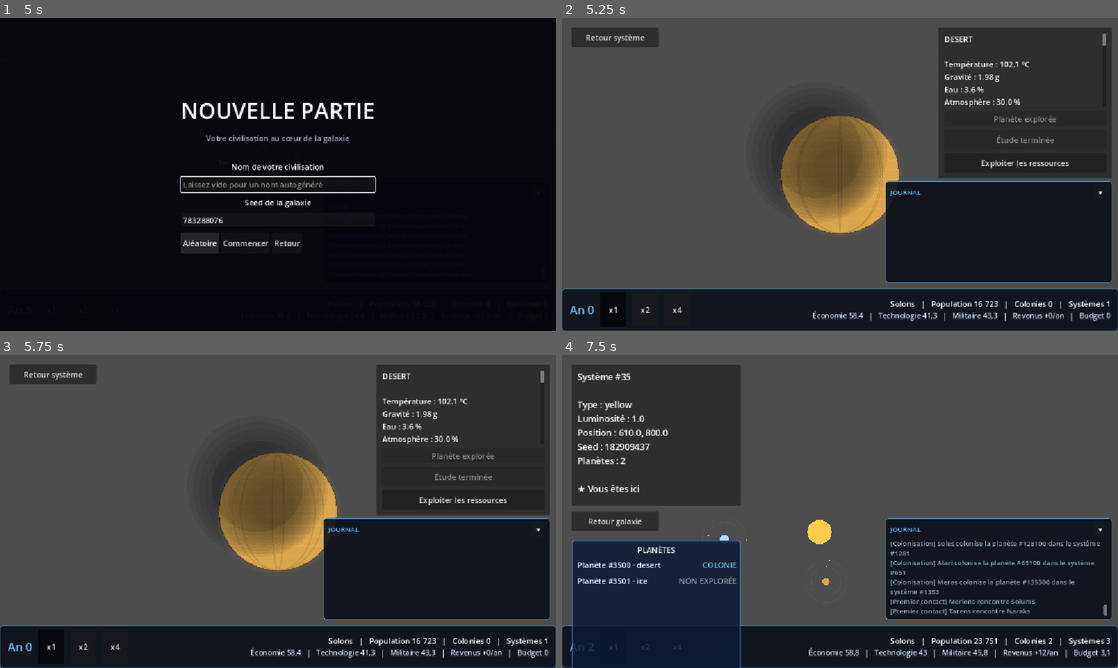
Above: before the commit, frames 1-4 (two rows, left to right).
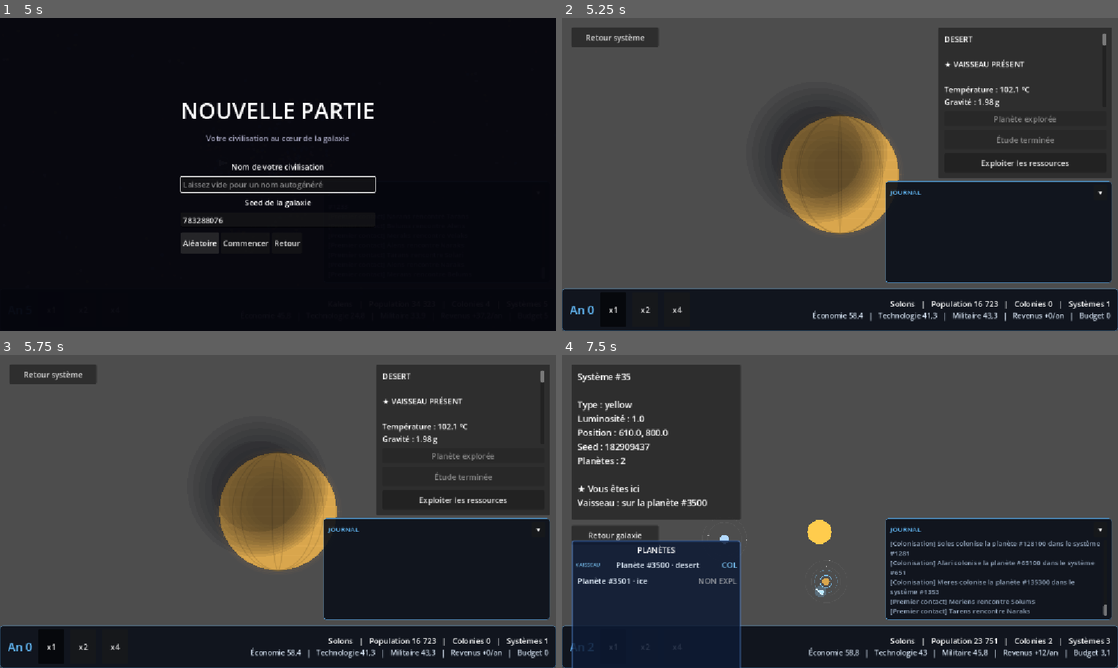
Above: after the commit, the same moments.

Repository: koromerzhin/astralis
Game: Godot game, scene res://scenes/main/Main.tscn
The game is run twice, just before and just after one commit, with the same random seed, the same clock (stepped at 60 frames per second) and the same inputs.
Inputs (mouse positions are in pixels of both pictures, inside the frame that each line leads up to):
- Up to frame 1 (5 s): click "Nouvelle partie" at 0.5 s; click "x1" at 1.25 s; click "x2" at 2 s; click "x4" at 2.75 s; click "▾" at 3.5 s; click "Aléatoire" at 4.25 s
- Up to frame 2 (5.25 s): click "Commencer" at 5 s
- Up to frame 3 (5.75 s): no input
- Up to frame 4 (7.5 s): click "Exploiter les ressources" at 5.75 s; click "Retour système" at 6.5 s; tap Enter at 7.25 s; move the mouse to (962, 495) at 7.27 s; hold D from 7.28 s (still down); hold Z from 7.28 s (still down); click (962, 495) at 7.42 s

Frame 1 is identical in both runs. In frame 2, 0.6% of the frame differs, in the area x 68-98%, y 8-29%; in frame 3, 0.6%; in frame 4, 2.2%, in the area x 1-50%, y 45-78%.

Commit message:
feat: Implement orbit functionality for planets and update UI elements accordingly

Diff:
--- a/scripts/core/main.gd
+++ b/scripts/core/main.gd
@@ -40,6 +40,7 @@
 var study_planet_button: Button
 var exploit_planet_button: Button
 var colonize_planet_button: Button
+var orbit_planet_button: Button
 var encountered_civilization: CivilizationData
 
 @onready var simulation_manager: SimulationManager = $SimulationManager
@@ -205,7 +206,7 @@
 	)
 
 	view_planet_button = Button.new()
-	view_planet_button.text = "Explorer cette planète"
+	view_planet_button.text = "Voir la planète"
 	view_planet_button.visible = false
 	view_planet_button.custom_minimum_size = Vector2(
 		0.0,
@@ -235,6 +236,22 @@
 	var planet_view_info_container: VBoxContainer = (
 		$UI/PlanetViewInfo/MarginContainer/VBoxContainer/ButtonArea
 	)
+
+	# Bouton de mise en orbite : obligatoire avant l'exploration.
+	orbit_planet_button = Button.new()
+	orbit_planet_button.text = "Aller en orbite de la planète"
+	orbit_planet_button.visible = false
+	orbit_planet_button.custom_minimum_size = Vector2(
+		0.0,
+		40.0
+	)
+
+	orbit_planet_button.pressed.connect(
+		_on_orbit_planet_button_pressed
+	)
+
+	planet_view_info_container.add_child(orbit_planet_button)
+	planet_view_info_container.move_child(orbit_planet_button, 0)
 
 	# Bouton d'étude.
 	study_planet_button = Button.new()
@@ -321,6 +338,7 @@
 		diplomacy_war_button,
 		view_planet_button,
 		explore_planet_button,
+		orbit_planet_button,
 		study_planet_button,
 		exploit_planet_button,
 		colonize_planet_button,
@@ -442,6 +460,7 @@
 
 	if star_id == player.current_system_id:
 		info += "\n\n★ Vous êtes ici"
+		info += "\n" + _ship_location_text(current_system)
 
 	elif player.traveling and star_id == player.target_system_id:
 		info += "\n\nDestination en cours..."
@@ -494,6 +513,9 @@
 	planet: PlanetData
 ) -> String:
 	var info := "PLANÈTE #" + str(planet.id) + "\n\n"
+
+	if player.current_planet_id == planet.global_id:
+		info += "★ VAISSEAU PRÉSENT\n\n"
 
 	info += "Type : "
 	info += planet.type
@@ -639,6 +661,7 @@
 	current_planet = null
 
 	$System.set_system(current_system)
+	_sync_ship_planet()
 
 	if planet_list != null:
 		planet_list.visible = true
@@ -853,6 +876,7 @@
 
 	if home_planet != null:
 		current_planet = home_planet
+		player.current_planet_id = home_planet.global_id
 		home_planet.is_explored = true
 		home_planet.is_studied = true
 
@@ -919,6 +943,35 @@
 	elif $System.visible:
 		_show_galaxy()
 		_restore_star_info(current_star_id)
+
+
+func _sync_ship_planet() -> void:
+	if $System.has_method("set_ship_planet_id"):
+		$System.call("set_ship_planet_id", player.current_planet_id)
+
+	if planet_list != null and planet_list.has_method("set_ship_planet_id"):
+		planet_list.call("set_ship_planet_id", player.current_planet_id)
+
+
+func _ship_location_text(system: Dictionary) -> String:
+	if player.current_planet_id < 0:
+		return "Vaisseau : en orbite de l'étoile"
+
+	var planets: Array = system.get("planets", [])
+
+	for planet_value in planets:
+		if planet_value == null:
+			continue
+
+		var planet: PlanetData = planet_value
+
+		if planet.global_id == player.current_planet_id:
+			return (
+				"Vaisseau : sur la planète #"
+				+ str(planet.global_id)
+			)
+
+	return "Vaisseau : en orbite de l'étoile"
 
 
 func _find_star_by_id(star_id: int) -> Dictionary:
@@ -1032,6 +1085,9 @@
 	)
 
 	selected_star = {}
+
+	# Le vaisseau arrive en orbite de l'étoile, sur aucune planète.
+	player.current_planet_id = -1
 
 	travel_button.visible = false
 
@@ -1066,6 +1122,8 @@
 				[]
 			).size()
 		)
+		+ "\n"
+		+ _ship_location_text(current_system)
 	)
 
 	if encountered_civilization != null:
@@ -1386,6 +1444,16 @@
 
 	$Planet.set_planet(planet)
 
+	_refresh_planet_view_text()
+	_refresh_planet_action_buttons()
+
+
+func _refresh_planet_view_text() -> void:
+	if current_planet == null:
+		return
+
+	var planet: PlanetData = current_planet
+
 	# Une planète colonisée est connue : exploration et étude effectuées,
 	# même si les drapeaux manquent (sauvegardes anciennes).
 	var known: bool = (
@@ -1410,12 +1478,44 @@
 		info
 	)
 
+
+func _refresh_planet_action_buttons() -> void:
+	if current_planet == null:
+		return
+
+	var planet: PlanetData = current_planet
+
+	var known: bool = (
+		planet.is_explored
+		or planet.colony != null
+	)
+	var studied: bool = (
+		planet.is_studied
+		or planet.colony != null
+	)
+	var in_orbit: bool = (
+		player.current_planet_id == planet.global_id
+	)
+
+	# Il faut d'abord se mettre en orbite autour de la planète.
+	orbit_planet_button.visible = not in_orbit
+	orbit_planet_button.disabled = false
+	orbit_planet_button.text = (
+		"Aller en orbite de la planète"
+	)
+
 	explore_planet_button.visible = true
-	explore_planet_button.disabled = known
+	explore_planet_button.disabled = known or not in_orbit
 	explore_planet_button.text = (
 		"Planète explorée"
 		if known
 		else "Explorer la planète"
+	)
+	explore_planet_button.tooltip_text = (
+		""
+		if known or in_orbit
+		else "Le vaisseau doit être en orbite "
+		+ "autour de la planète"
 	)
 
 	study_planet_button.visible = known
@@ -1445,6 +1545,21 @@
 	)
 
 
+func _on_orbit_planet_button_pressed() -> void:
+	if current_planet == null:
+		return
+
+	# Le vaisseau se place en orbite autour de la planète.
+	player.current_planet_id = current_planet.global_id
+	_sync_ship_planet()
+
+	if planet_list != null:
+		planet_list.refresh_statuses()
+
+	_refresh_planet_view_text()
+	_refresh_planet_action_buttons()
+
+
 func _build_planet_view_text(
 	planet: PlanetData
 ) -> String:
@@ -1453,6 +1568,14 @@
 		+ "\n\n"
 	)
 
+	if player.current_planet_id == planet.global_id:
+		info += "★ VAISSEAU PRÉSENT\n\n"
+	else:
+		info += (
+			"Vaisseau : hors orbite\n"
+			+ "(aller en orbite pour explorer)\n\n"
+		)
+
 	info += "Température : "
 	info += str(
 		snapped(
@@ -1636,23 +1759,8 @@
 		_build_exploration_text(planet)
 	)
 
-	explore_planet_button.text = "Planète explorée"
-	explore_planet_button.disabled = true
-
 	# Les actions deviennent disponibles.
-	study_planet_button.visible = true
-
-	exploit_planet_button.visible = (
-		planet.minerals > 0.0
-		or planet.energy > 0.0
-		or planet.biological_resources > 0.0
-	)
-
-	colonize_planet_button.visible = (
-		planet.type != "gas_giant"
-		and planet.civilization == null
-		and planet.colony_owner_id == -1
-	)
+	_refresh_planet_action_buttons()
 
 	if $System.visible and planet_list != null:
 		planet_list.refresh_statuses()
@@ -2385,3 +2493,4 @@
 	$Galaxy.queue_redraw()
 
 	_show_galaxy()
+	_sync_ship_planet()
--- a/scripts/core/player_data.gd
+++ b/scripts/core/player_data.gd
@@ -4,6 +4,10 @@
 var civilization_id: int = -1
 var current_system_id: int = -1
 var target_system_id: int = -1
+
+# global_id de la planète où se trouve le vaisseau,
+# -1 si le vaisseau est en orbite autour de l'étoile.
+var current_planet_id: int = -1
 
 var position: Vector2 = Vector2.ZERO
 var current_system_position: Vector2 = Vector2.ZERO
@@ -59,6 +63,7 @@
 		"civilization_id": civilization_id,
 		"current_system_id": current_system_id,
 		"target_system_id": target_system_id,
+		"current_planet_id": current_planet_id,
 		"position": {"x": position.x, "y": position.y},
 		"current_system_position": {"x": current_system_position.x, "y": current_system_position.y},
 		"travel_start_position": {"x": travel_start_position.x, "y": travel_start_position.y},
@@ -73,6 +78,7 @@
 	civilization_id = data["civilization_id"]
 	current_system_id = data["current_system_id"]
 	target_system_id = data["target_system_id"]
+	current_planet_id = int(data.get("current_planet_id", -1))
 	position = _vec(data, "position")
 	current_system_position = _vec(data, "current_system_position")
 	travel_start_position = _vec(data, "travel_start_position")
--- a/scripts/systems/system_view.gd
+++ b/scripts/systems/system_view.gd
@@ -12,6 +12,22 @@
 
 @onready var camera: Camera2D = $Camera2D
 var focused_planet: PlanetData = null
+
+# global_id de la planète où se trouve le vaisseau joueur, -1 = en orbite.
+var ship_planet_id: int = -1
+
+# Angle courant de l'orbite du vaisseau (planète ou étoile).
+var ship_orbit_angle: float = 0.0
+@export var ship_orbit_speed := 2.2
+
+
+func set_ship_planet_id(planet_id: int) -> void:
+	if ship_planet_id == planet_id:
+		return
+
+	ship_planet_id = planet_id
+	ship_orbit_angle = 0.0
+	queue_redraw()
 
 
 func set_system(new_system: Dictionary) -> void:
@@ -162,7 +178,15 @@
 
 				moon["angle"] = moon_angle
 
+	# L'orbite du vaisseau tourne en permanence, même si la
+	# simulation est en pause : le vaisseau bouge dès qu'il est en orbite.
+	ship_orbit_angle = fmod(
+		ship_orbit_angle + ship_orbit_speed * delta,
+		TAU
+	)
+
 	queue_redraw()
+
 
 func _draw() -> void:
 	# Étoile centrale
@@ -205,6 +229,123 @@
 			moons
 		)
 
+	_draw_player_ship()
+
+
+func _draw_player_ship() -> void:
+	var ship_position := Vector2(40.0, -30.0)
+	var direction := Vector2(1.0, -0.4).normalized()
+	var highlight: PlanetData = null
+
+	if ship_planet_id >= 0:
+		for planet in planets:
+			if planet.global_id == ship_planet_id:
+				highlight = planet
+				break
+
+	if highlight != null:
+		var planet_position: Vector2 = get_planet_position(highlight)
+		var radius: float = max(
+			highlight.size * 5.0 + 16.0,
+			22.0
+		)
+
+		# Position du vaisseau sur son orbite autour de la planète.
+		var radial := Vector2(
+			cos(ship_orbit_angle),
+			sin(ship_orbit_angle)
+		)
+
+		ship_position = planet_position + radial * radius
+
+		# Direction tangente à l'orbite.
+		direction = Vector2(-radial.y, radial.x)
+
+		# Trajectoire de l'orbite du vaisseau.
+		draw_arc(
+			planet_position,
+			radius,
+			0.0,
+			TAU,
+			48,
+			Color(0.5, 0.8, 1.0, 0.35),
+			1.0
+		)
+
+		# Halo autour de la planète abritant le vaisseau.
+		draw_arc(
+			planet_position,
+			highlight.size * 5.0 + 5.0,
+			0.0,
+			TAU,
+			32,
+			Color(0.5, 0.8, 1.0, 0.9),
+			1.5
+		)
+
+	else:
+		# En orbite de l'étoile : le vaisseau tourne autour de celle-ci.
+		var radius := 48.0
+		var radial := Vector2(
+			cos(ship_orbit_angle),
+			sin(ship_orbit_angle)
+		)
+
+		ship_position = radial * radius
+		direction = Vector2(-radial.y, radial.x)
+
+		draw_arc(
+			Vector2.ZERO,
+			radius,
+			0.0,
+			TAU,
+			48,
+			Color(1.0, 0.8, 0.3, 0.3),
+			1.0
+		)
+
+	var perpendicular := Vector2(-direction.y, direction.x)
+
+	var nose := ship_position + direction * 9.0
+	var rear_left := (
+		ship_position
+		- direction * 6.0
+		+ perpendicular * 4.5
+	)
+	var rear_right := (
+		ship_position
+		- direction * 6.0
+		- perpendicular * 4.5
+	)
+
+	var ship_points := PackedVector2Array([
+		nose,
+		rear_left,
+		rear_right
+	])
+
+	draw_colored_polygon(
+		ship_points,
+		Color(0.8, 0.95, 1.0)
+	)
+
+	draw_polyline(
+		PackedVector2Array([
+			nose,
+			rear_left,
+			rear_right,
+			nose
+		]),
+		Color.WHITE,
+		1.5
+	)
+
+	draw_circle(
+		ship_position,
+		12.0,
+		Color(0.5, 0.8, 1.0, 0.25)
+	)
+
 
 func _draw_moons(
 	planet_position: Vector2,
--- a/scripts/ui/system_planet_list.gd
+++ b/scripts/ui/system_planet_list.gd
@@ -10,6 +10,7 @@
 
 var system_view: Node2D
 var items: Array = []
+var ship_planet_id: int = -1
 
 func _init() -> void:
 	name = "SystemPlanetList"
@@ -76,6 +77,14 @@
 		system_view.planet_selected.connect(highlight)
 
 
+func set_ship_planet_id(planet_id: int) -> void:
+	if ship_planet_id == planet_id:
+		return
+
+	ship_planet_id = planet_id
+	refresh_statuses()
+
+
 func highlight(planet: PlanetData) -> void:
 	for item in items:
 		var btn: Button = item.get("button")
@@ -103,6 +112,15 @@
 		hbox.add_theme_constant_override("separation", 4)
 		item_container.add_child(hbox)
 
+		var ship_tag := Label.new()
+		ship_tag.mouse_filter = Control.MOUSE_FILTER_IGNORE
+		ship_tag.text = "VAISSEAU"
+		ship_tag.custom_minimum_size = Vector2(76, 0)
+		ship_tag.visible = false
+		ship_tag.add_theme_color_override("font_color", ACCENT_COLOR)
+		ship_tag.add_theme_font_size_override("font_size", 11)
+		hbox.add_child(ship_tag)
+
 		var btn := Button.new()
 		btn.mouse_filter = Control.MOUSE_FILTER_PASS
 		btn.focus_mode = FOCUS_NONE
@@ -128,6 +146,7 @@
 			"planet": planet,
 			"button": btn,
 			"status": status,
+			"ship_tag": ship_tag,
 			"hbox": hbox
 		})
 
@@ -138,8 +157,15 @@
 	for item in items:
 		var planet: PlanetData = item.get("planet")
 		var status: Label = item.get("status")
+		var ship_tag: Label = item.get("ship_tag")
 		if planet == null or status == null:
 			continue
+
+		if ship_tag != null:
+			ship_tag.visible = (
+				ship_planet_id >= 0
+				and planet.global_id == ship_planet_id
+			)
 		var text: String
 		var color: Color
 		if planet.colony != null:
